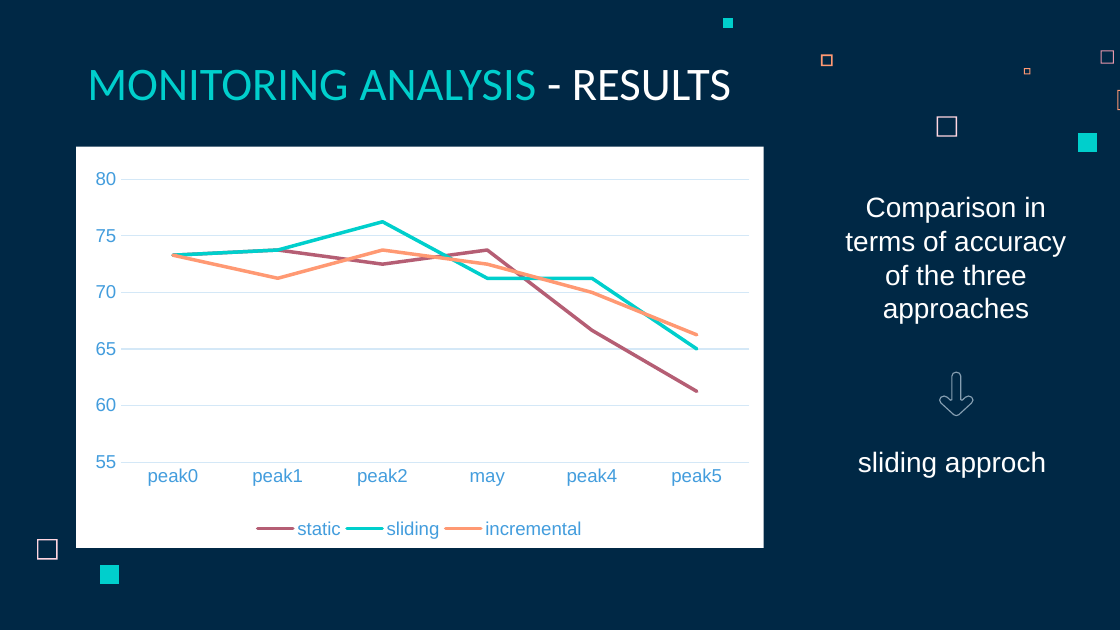
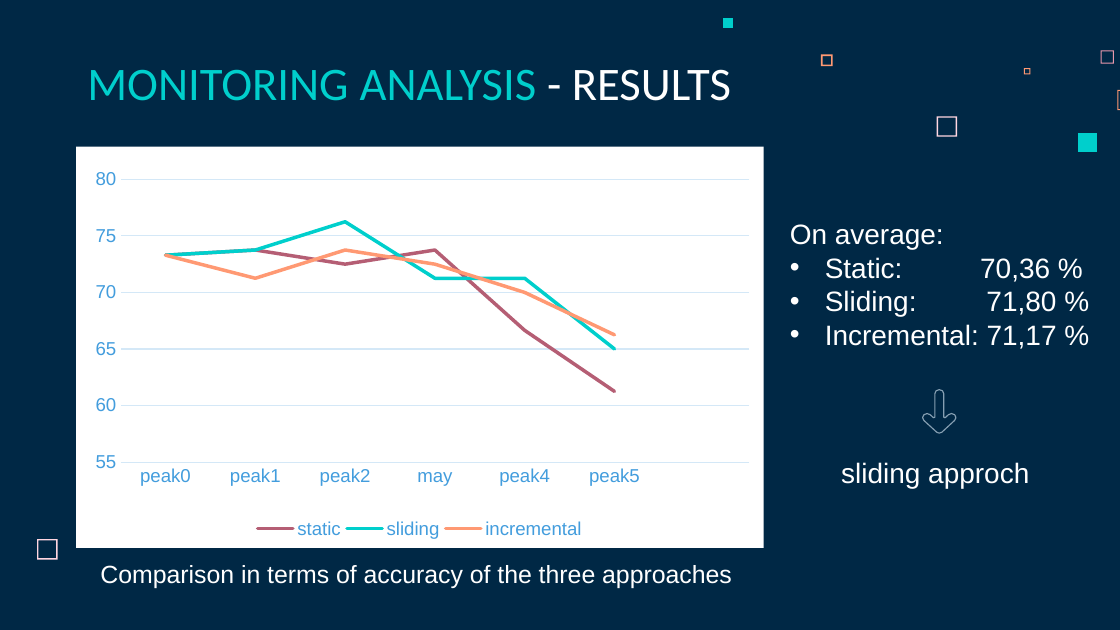
Before and after one commit to martimarino/Body-shaming-detection, a slide deck: slide 22 of docs/Body-shaming-detection-presentation.pptx. Drawn at 1120x630 pixels with LibreOffice and Linux fonts; fonts in the diff are those of the drawing. Boxes give left, top, right and bottom in pixels: in the first picture for what was removed or moved away, otherwise in the second. Text is boxed around its words. In the diff, an @@ line names an element or a change of style, - is before the commit and + after.

```diff
--- a/docs/Body-shaming-detection-presentation.pptx
+++ b/docs/Body-shaming-detection-presentation.pptx
@@ line chart at <box>76,147,764,548</box> @@
-static: 73.3, 73.8, 72.5, 73.8, 66.7, 61.2
+static: 73.3, 73.8, 72.5, 73.8, 66.7, 61.2, -
-sliding: 73.3, 73.8, 76.2, 71.2, 71.2, 65
+sliding: 73.3, 73.8, 76.2, 71.2, 71.2, 65, -
-incremental: 73.3, 71.2, 73.8, 72.5, 70, 66.2
+incremental: 73.3, 71.2, 73.8, 72.5, 70, 66.2, -
@@ text added at <box>790,224,1057,349</box>, 18 pt, text #FFFFFF @@
+On average:
+• Static: 70,36 %
+• Sliding: 71,80 %
+• Incremental: 71,17 %
@@ freeform shape: place and size @@
-freeform shape at <box>939,372,973,416</box>
+freeform shape at <box>922,390,956,434</box>
@@ text "sliding approch": place and size @@
-text "sliding approch" at <box>858,451,1046,477</box>
+text "sliding approch" at <box>841,462,1029,488</box>
@@ text "Comparison in terms of accuracy ...": place and size @@
-text "Comparison in terms of accuracy ..." at <box>845,196,1066,323</box>
+text "Comparison in terms of accuracy ..." at <box>100,565,732,588</box>
@@ text "Comparison in terms of accuracy ..." at <box>100,565,732,588</box>: size 18 to 16 pt @@
@@ freeform shape removed at <box>100,564,119,584</box> @@
```
Also in this commit, not shown: 3 other slides changed, 3 other files.
